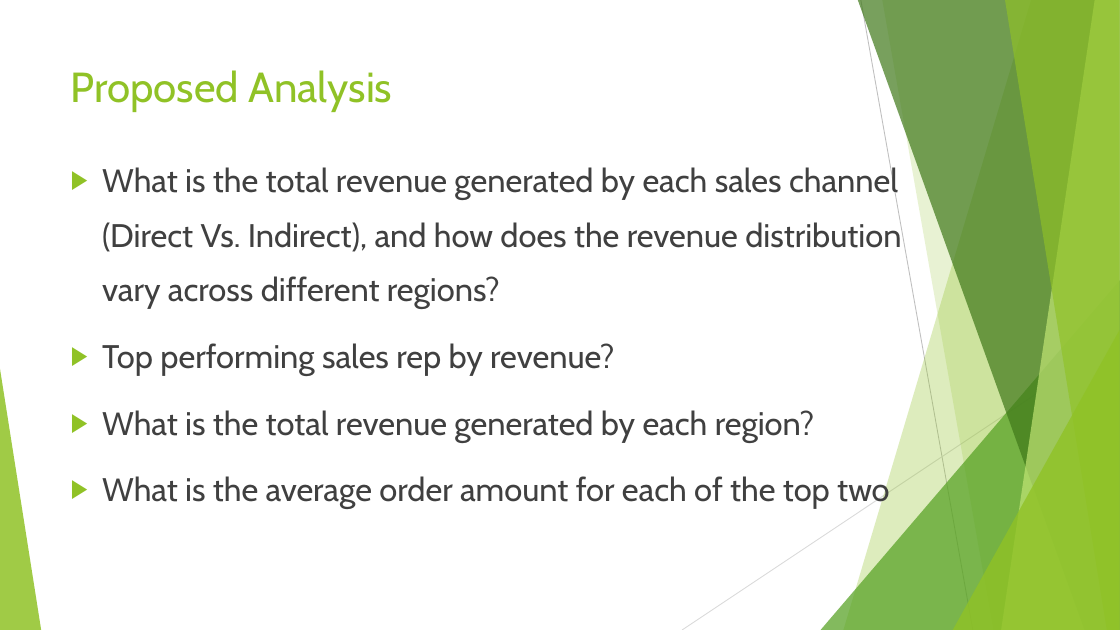
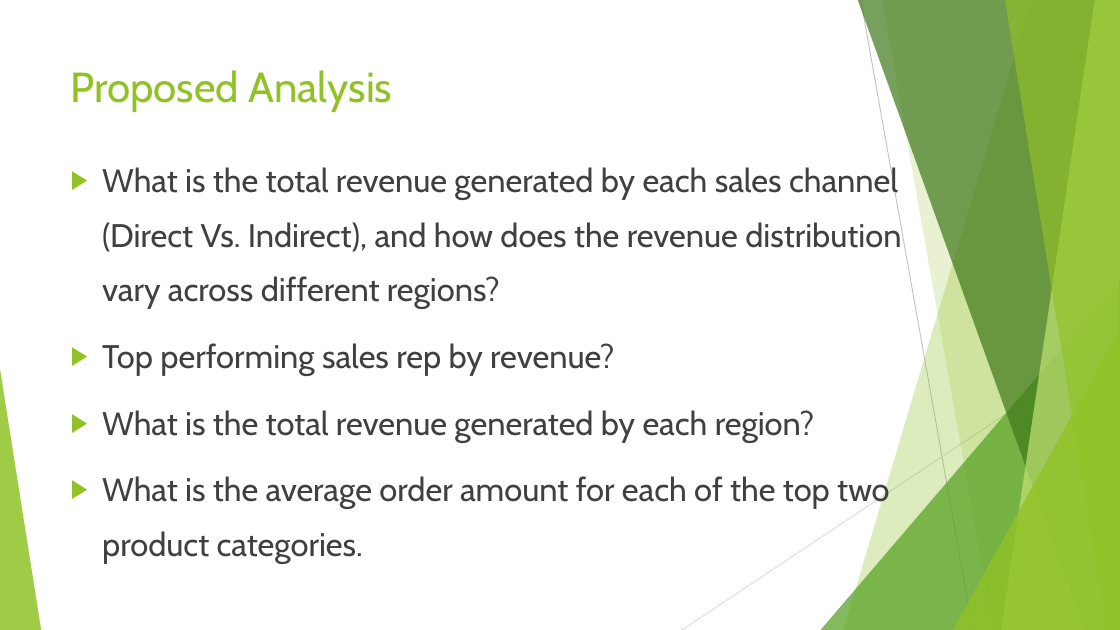
Before and after one commit to embrown007/group_15, a slide deck: slide 4 of SAGE_GROUP_15.pptx. Drawn at 1120x630 pixels with LibreOffice and Linux fonts; fonts in the diff are those of the drawing. Boxes give left, top, right and bottom in pixels: in the first picture for what was removed or moved away, otherwise in the second. Text is boxed around its words. In the diff, an @@ line names an element or a change of style, - is before the commit and + after.

```diff
--- a/SAGE_GROUP_15.pptx
+++ b/SAGE_GROUP_15.pptx
@@ text at (102,476,889,564): text changed @@
-▶ What is the average order amount for each of the top two
+▶ What is the average order amount for each of the top two product categories.
```
Also in this commit, not shown: 2 other slides changed, 1 slide added.
